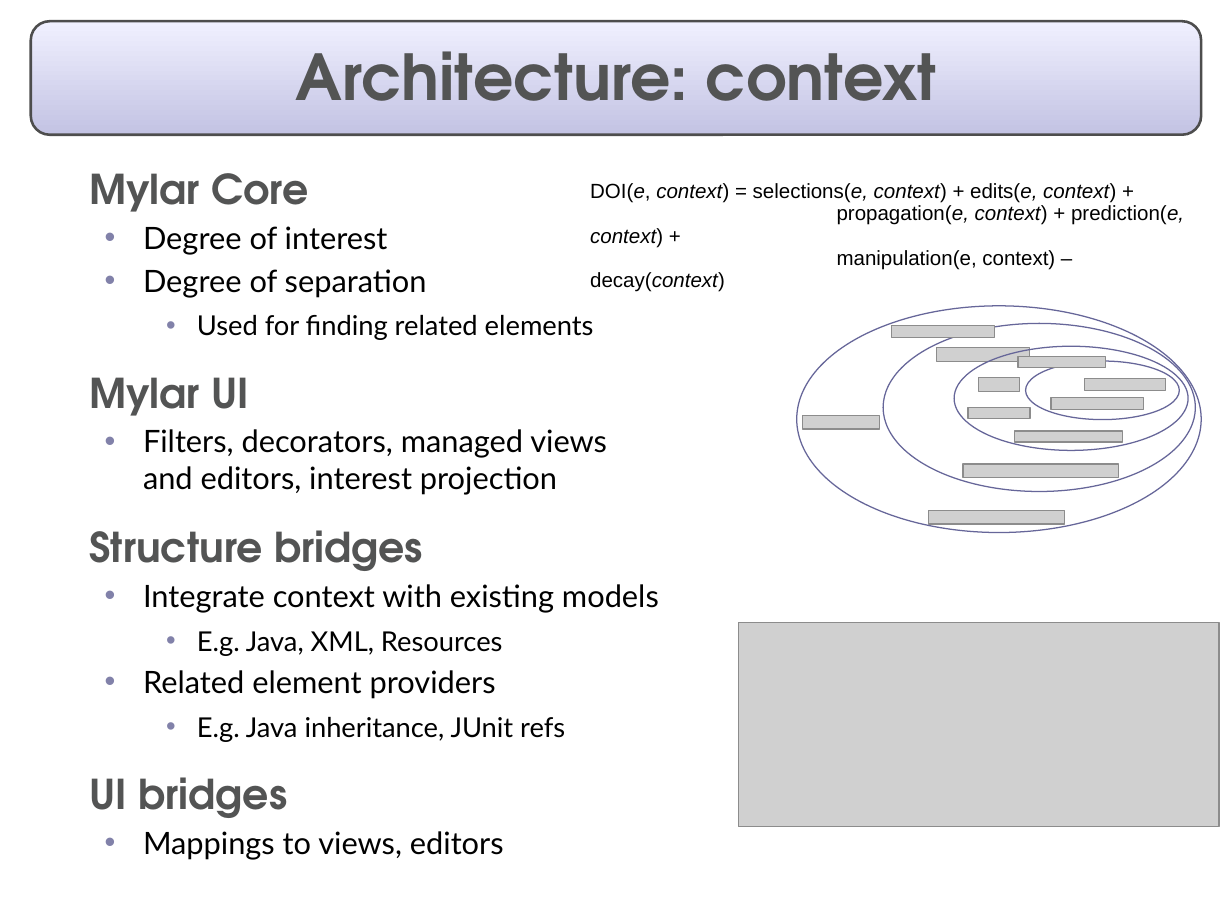
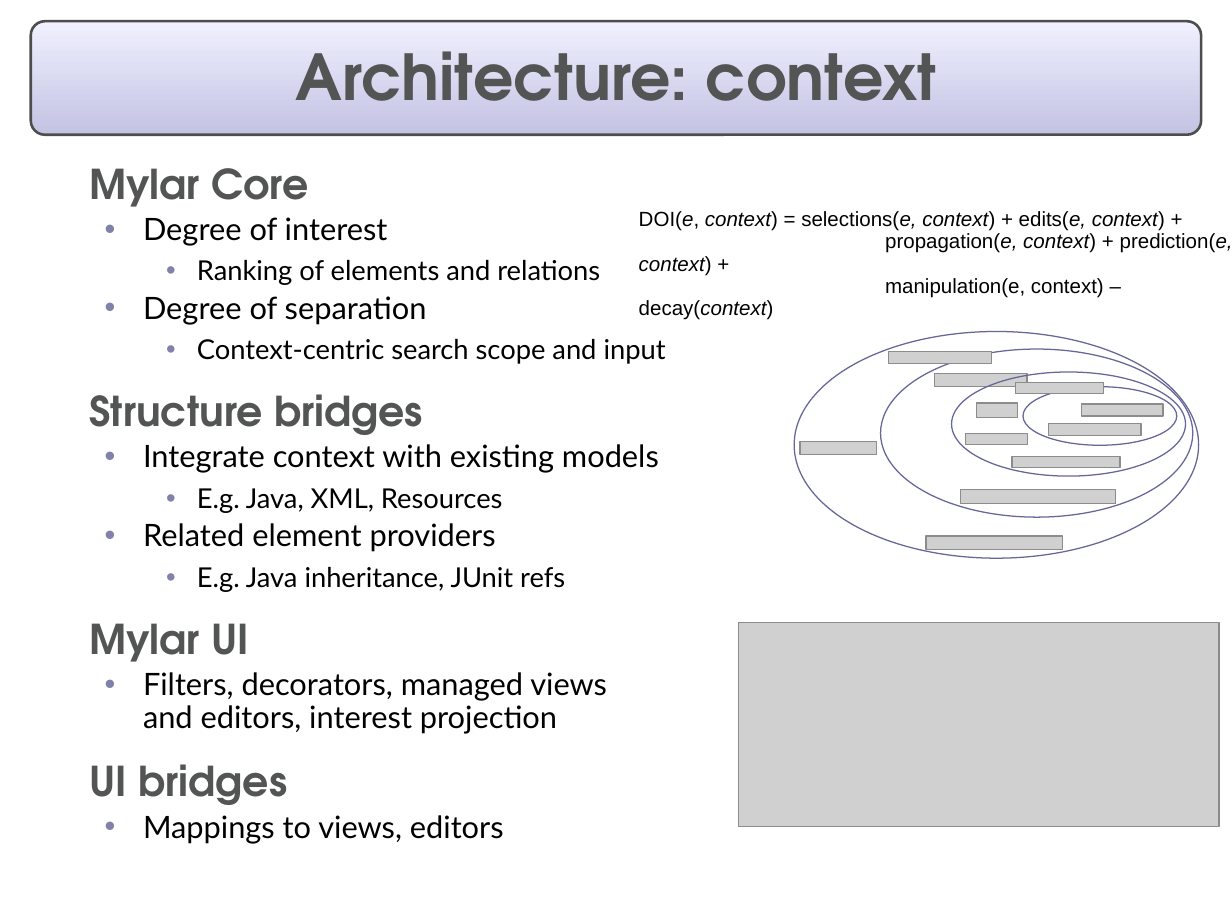
Before and after one commit to eclipse-mylyn/mylyn-website, a slide deck: slide 15 of publications/2006-03-mylar-eclipsecon.ppt. Drawn at 1232x924 pixels with LibreOffice and Linux fonts; fonts in the diff are those of the drawing; grey boxes stand for pictures; background and template pictures are left out. Boxes give left, top, right and bottom in pixels: in the first picture for what was removed or moved away, otherwise in the second. Text is boxed around its words. In the diff, an @@ line names an element or a change of style, - is before the commit and + after.

```diff
--- a/publications/2006-03-mylar-eclipsecon.ppt
+++ b/publications/2006-03-mylar-eclipsecon.ppt
@@ rounded rectangle at bbox=[31, 21, 1201, 134]: proportions changed @@
@@ text at bbox=[89, 168, 659, 844]: line spacing 1 to 0.9 @@
@@ text "DOI(e, context) = selections(e, context) ...": place and size @@
-text "DOI(e, context) = selections(e, context) ..." at bbox=[590, 183, 1184, 292]
+text "DOI(e, context) = selections(e, context) ..." at bbox=[639, 211, 1232, 320]
@@ text at bbox=[197, 260, 600, 285]: paragraph added @@
+    • Ranking of elements and relations
@@ text at bbox=[197, 339, 666, 364]: text changed; size 18 to 16 pt @@
-    • Used for finding related elements
-  Mylar UI
-  • Filters, decorators, managed views
-    and editors, interest projection
+    • Context-centric search scope and input
@@ picture: place and size @@
-picture at bbox=[978, 377, 1019, 392]
+picture at bbox=[934, 373, 1026, 387]
@@ 3 pictures, 1 ellipse: place and size @@
-3 pictures, 1 ellipse at bbox=[892, 325, 1188, 524]
+3 pictures, 1 ellipse at bbox=[888, 351, 1185, 549]
@@ 3 ellipses, 1 picture: place and size @@
-3 ellipses, 1 picture at bbox=[797, 306, 1201, 532]
+3 ellipses, 1 picture at bbox=[795, 331, 1199, 558]
@@ picture: place and size @@
-picture at bbox=[968, 408, 1030, 419]
+picture at bbox=[976, 403, 1016, 418]
@@ picture: place and size @@
-picture at bbox=[1051, 398, 1143, 410]
+picture at bbox=[1082, 404, 1163, 416]
@@ picture: place and size @@
-picture at bbox=[936, 347, 1029, 361]
+picture at bbox=[966, 434, 1027, 445]
@@ picture: place and size @@
-picture at bbox=[1014, 431, 1122, 442]
+picture at bbox=[1048, 424, 1141, 436]
@@ picture: place and size @@
-picture at bbox=[963, 464, 1119, 478]
+picture at bbox=[1011, 457, 1120, 468]
@@ picture: place and size @@
-picture at bbox=[1084, 378, 1165, 391]
+picture at bbox=[961, 490, 1116, 504]
@@ text at bbox=[89, 623, 607, 734]: paragraphs added @@
+  Mylar UI
+  • Filters, decorators, managed views
+    and editors, interest projection
```
Also in this commit, not shown: 17 other slides changed, 2 slides added, 2 slides removed.
